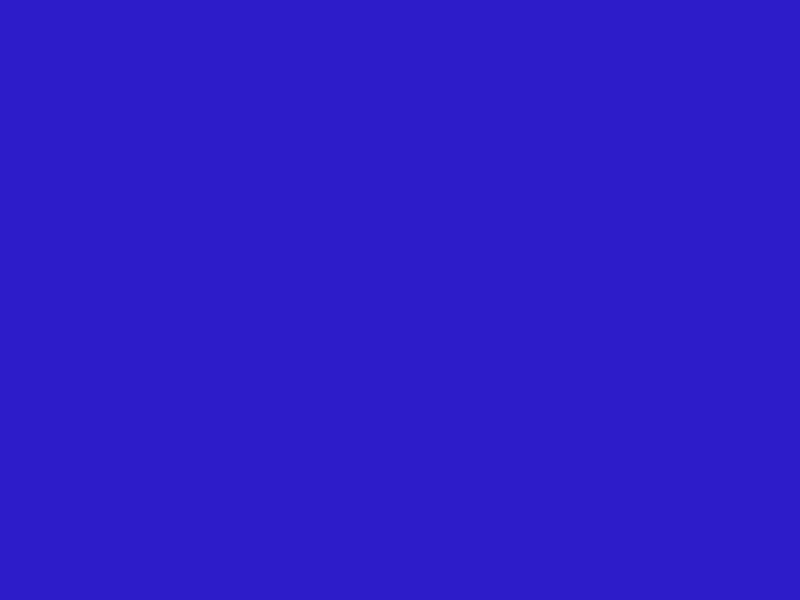
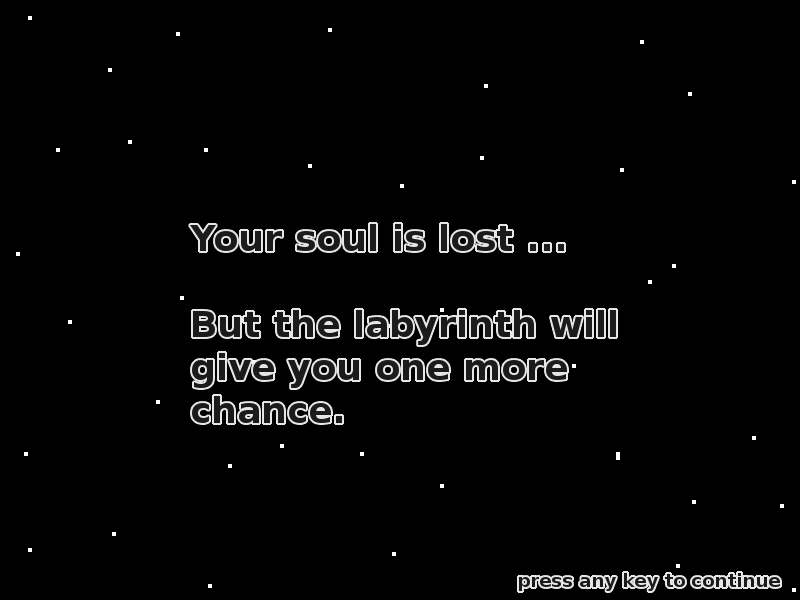
Layer changes from the first 800x600 image to the second:
removed layer "Background" over bbox(0, 0, 800, 600)
added layer "press any key to continue" above "Your soul is lost ... ..." over bbox(519, 573, 780, 591)
added layer "Your soul is lost ... ..." above "outline" over bbox(190, 224, 616, 423)
added layer "outline" above "outline2" over bbox(188, 222, 618, 425)
added layer "outline2" above "Pasted Layer" over bbox(517, 571, 782, 593)
added layer "Pasted Layer" over bbox(0, 0, 800, 600)
